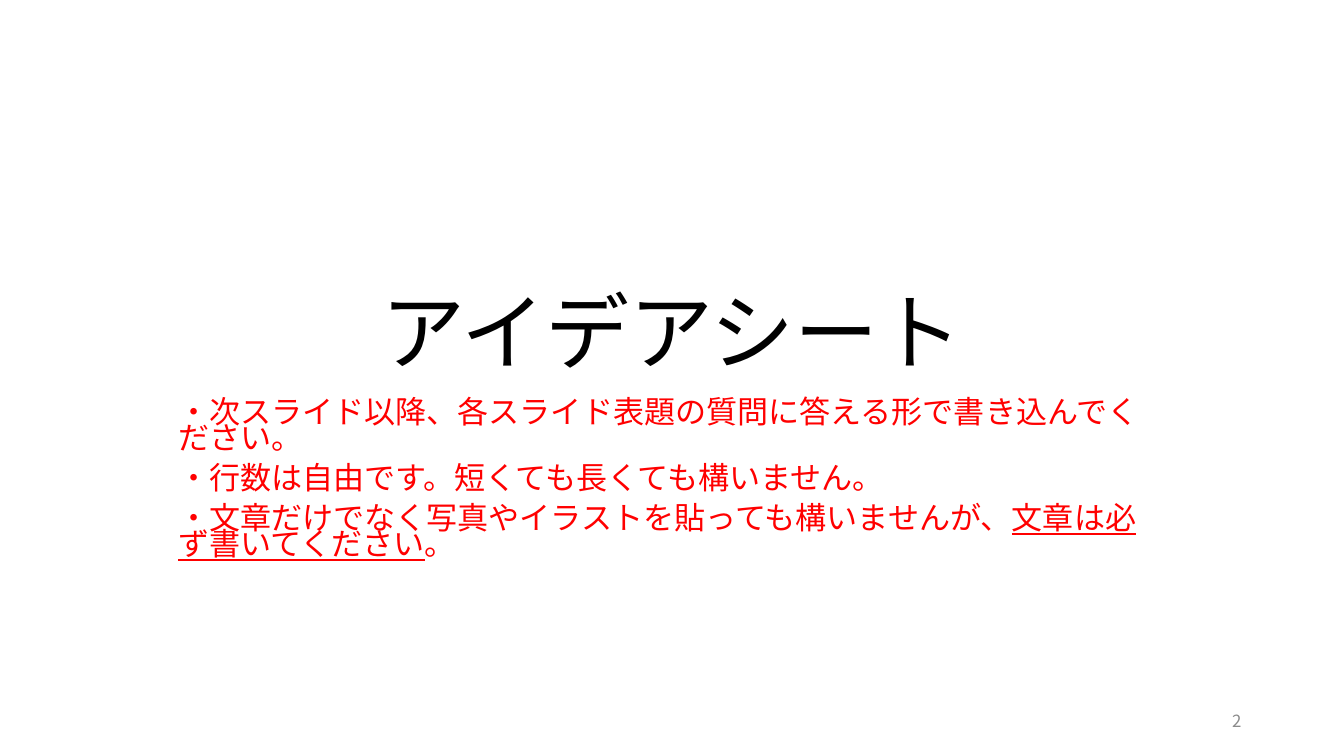
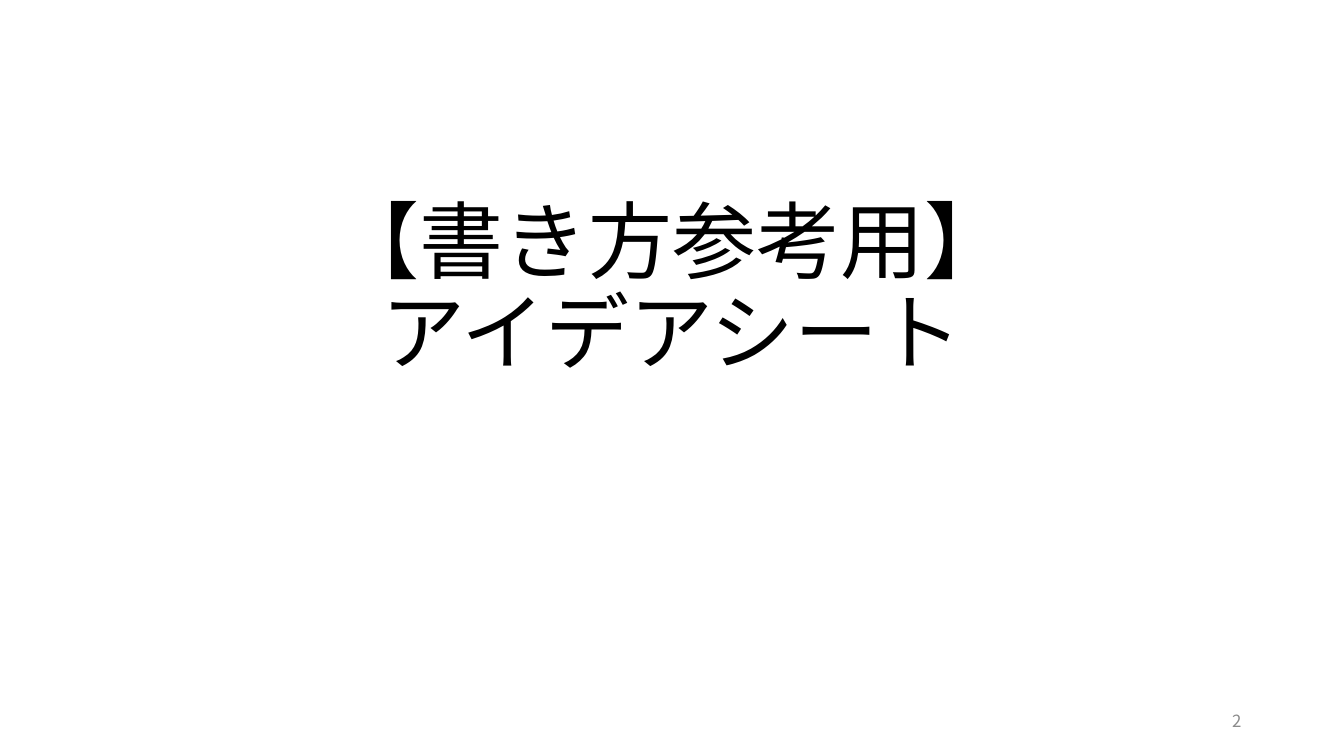
Before and after one commit to oyamadashin/remote, a slide deck: slide 2 of 2022茨城大ゲーミング/全資料/E3_【書き方参考用】受け手用シート.pptx. Drawn at 1344x756 pixels with LibreOffice and Linux fonts; fonts in the diff are those of the drawing. Boxes give left, top, right and bottom in pixels: in the first picture for what was removed or moved away, otherwise in the second. Text is boxed around its words. In the diff, an @@ line names an element or a change of style, - is before the commit and + after.

```diff
--- a/2022茨城大ゲーミング/全資料/E3_【書き方参考用】受け手用シート.pptx
+++ b/2022茨城大ゲーミング/全資料/E3_【書き方参考用】受け手用シート.pptx
@@ title at bbox=[336, 201, 1008, 368]: text changed @@
-アイデアシート
+【書き方参考用】
+アイデアシート
@@ subtitle removed at bbox=[178, 396, 1139, 561] @@
-・次スライド以降、各スライド表題の質問に答える形で書き込んでください。
-・行数は自由です。短くても長くても構いません。
-・文章だけでなく写真やイラストを貼っても構いませんが、文章は必ず書いてください。
```
Also in this commit, not shown: 1 other slide changed, 21 other files.
